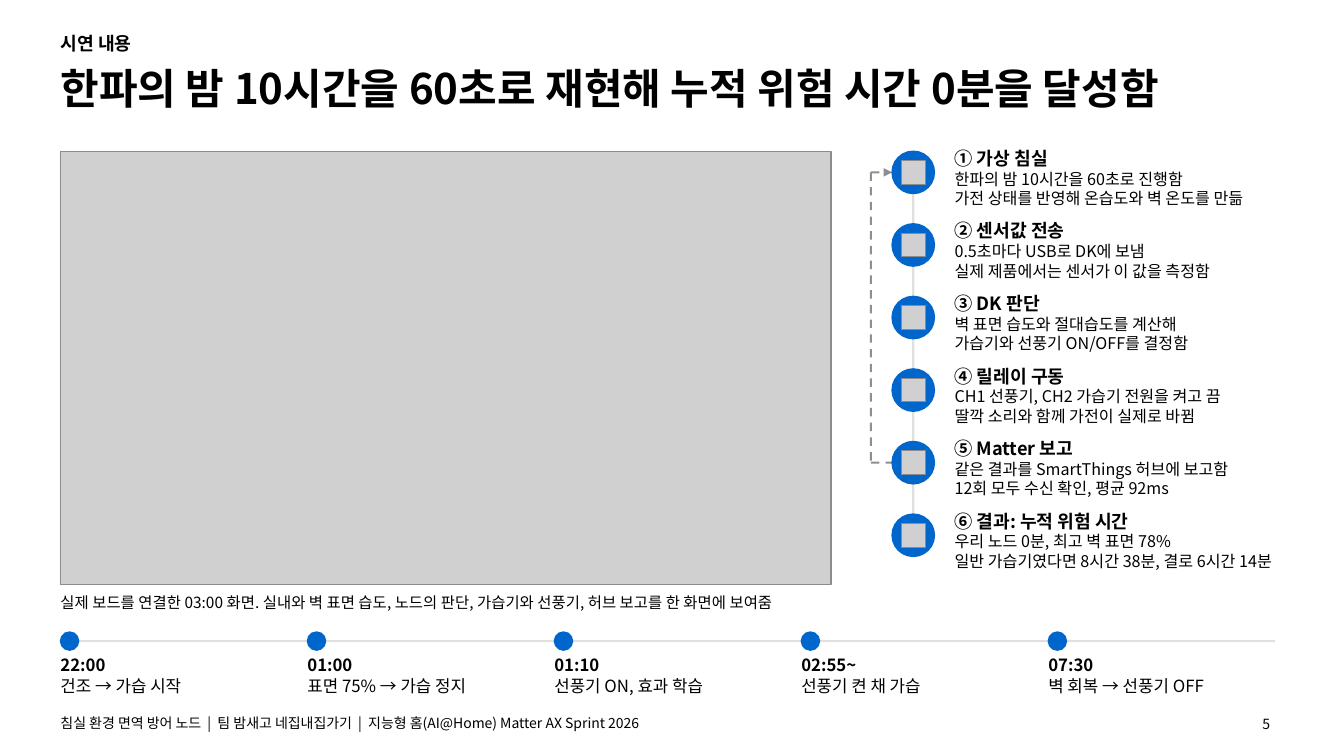
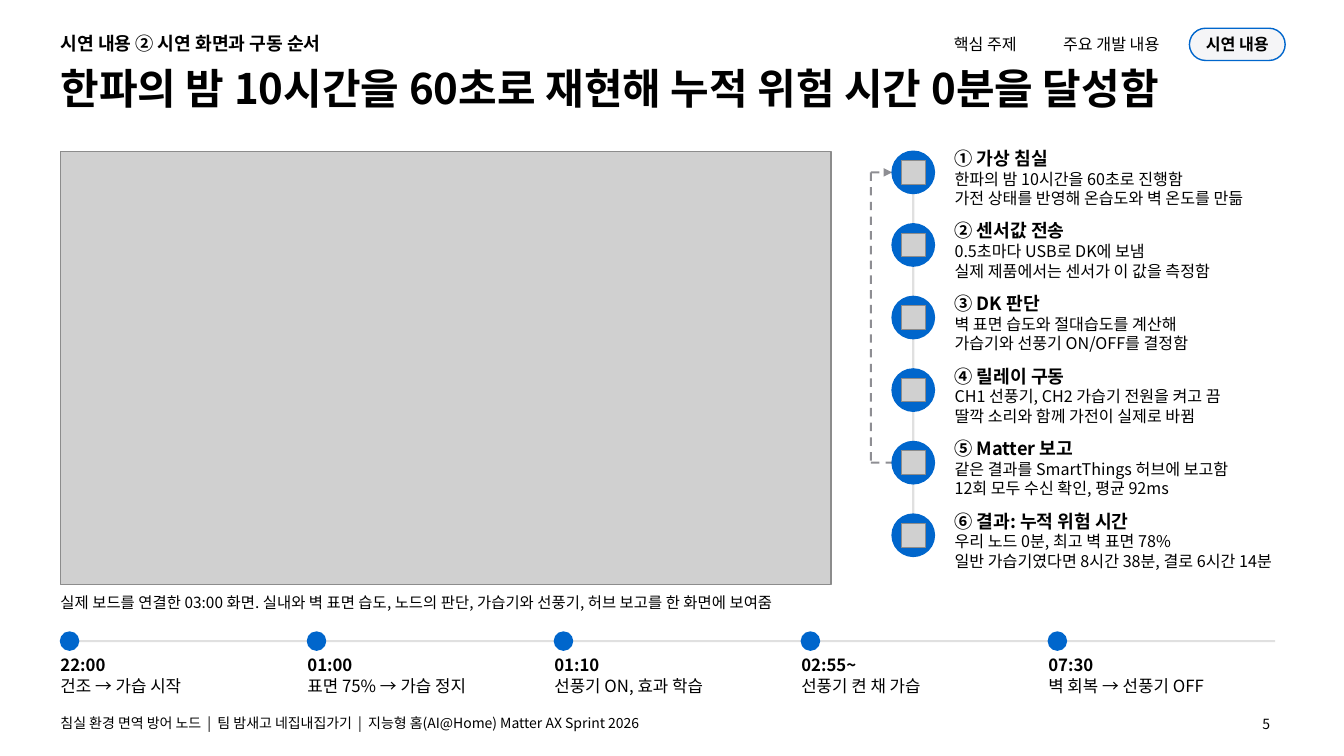
Before and after one commit to 55wind/matter-iot, a slide deck: slide 5 of docs/발표자료_침실노드.pptx. Drawn at 1344x756 pixels with LibreOffice and Linux fonts; fonts in the diff are those of the drawing; grey boxes stand for pictures. Boxes give left, top, right and bottom in pixels: in the first picture for what was removed or moved away, otherwise in the second. Text is boxed around its words. In the diff, an @@ line names an element or a change of style, - is before the commit and + after.

```diff
--- a/docs/발표자료_침실노드.pptx
+++ b/docs/발표자료_침실노드.pptx
@@ rounded rectangle added at (1190, 28, 1286, 60), fill #F5F5F7, outline #0066CC 1 pt @@
@@ text at (60, 34, 320, 52): text changed @@
-시연 내용
+시연 내용 ② 시연 화면과 구동 순서
@@ text added at (954, 36, 1017, 52), 11.5 pt, text #000000 @@
+핵심 주제
@@ text added at (1063, 36, 1160, 52), 11.5 pt, text #000000 @@
+주요 개발 내용
@@ text added at (1206, 36, 1269, 52), 11.5 pt, text #000000, bold @@
+시연 내용
```
Also in this commit, not shown: 3 other slides changed, 1 slide added, 1 slide removed, 2 other files.
